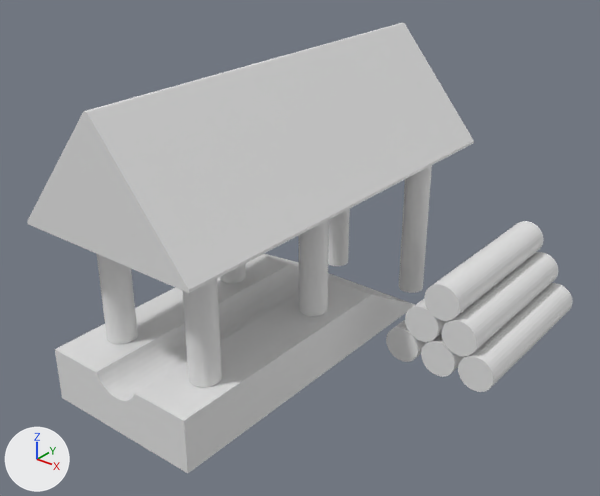
Two versions of the Blender file GameJam_Models/Lumber_Mill.blend, one commit apart.
Before and after are seen from a 50 mm camera at (7.8, -9.27, 7.57) aimed at (0.77, -0.49, 2.13). Arrows for +X, +Y and +Z are at lower left; the lights stay in place.
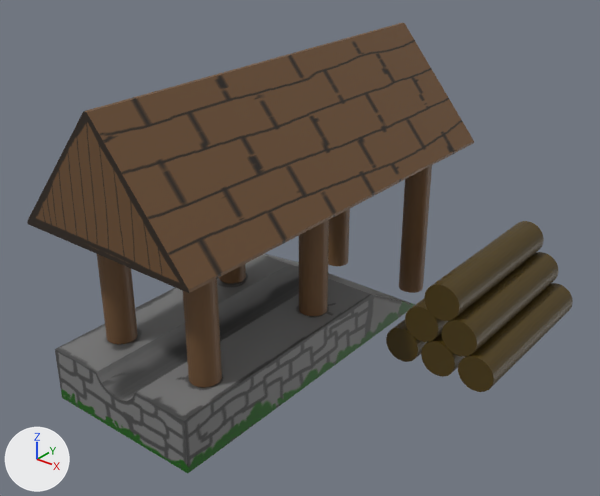
What differs and where, as boxes [x1, y1, x2, y2] in the pictures (600 x 496 px):
'Cube.002', recoloured (grey to brown): [27, 23, 474, 293] in both
'Cube', recoloured: [55, 254, 415, 473] in both
'Cylinder', recoloured (grey to brown): [97, 220, 329, 387] in both
'Cylinder.002', recoloured (grey to brown): [386, 283, 573, 392] in both
'Cylinder.003', recoloured (grey to brown): [405, 252, 558, 356] in both
'Cylinder.001', recoloured (white to brown): [425, 221, 544, 321] in both
'Cylinder.004', recoloured (grey to brown): [328, 166, 432, 293] in both

The edits, one by one:
Picture 'lumber-pillar' (img_lumber_pillar) is new.
Picture 'Lumber-roof' (img_lumber_roof) is new.
Picture 'lumber-wood' (img_lumber_wood) is new.
Picture 'lumber-base' (img_lumber_base) is new.
Material 'Material.002' (mat_material_002) is new.
Its texture is img_lumber_pillar.
Material 'Material' (mat_material) is new.
Its texture is img_lumber_roof.
Material 'Material.005' (mat_material_005) is new.
Its texture is img_lumber_wood.
Material 'Material.006' (mat_material_006) is new.
Its texture is img_lumber_wood.
Material 'Material.004' (mat_material_004) is new.
Its texture is img_lumber_wood.
Material 'Material.001' (mat_material_001) is new.
Its texture is img_lumber_pillar.
Material 'Material.003' (mat_material_003) is new.
Its texture is img_lumber_base.
me_cube_001 has 36 vertices, 20 faces and spans x -1.0..1.0, y -0.56..1.0, z -1.0..1.0.
me_cube_001 now uses material mat_material_003 (picture img_lumber_base).
me_cylinder has 256 vertices, 136 faces and spans x -8.6..1.0, y -11.6..1.0, z -1.0..1.0.
me_cylinder now uses material mat_material_001 (picture img_lumber_pillar).
me_cylinder_001 has 64 vertices, 34 faces and spans x -1.0..1.0, y -1.0..1.0, z -1.0..1.0.
me_cylinder_001 now uses material mat_material_004 (picture img_lumber_wood).
me_cylinder_002 has 192 vertices, 102 faces and spans x -1.0..5.4, y -1.0..1.0, z -1.0..1.0.
me_cylinder_002 now uses material mat_material_006 (picture img_lumber_wood).
me_cylinder_003 has 128 vertices, 68 faces and spans x -1.0..3.2, y -1.0..1.0, z -1.0..1.0.
me_cylinder_003 now uses material mat_material_005 (picture img_lumber_wood).
me_cube has 13 vertices, 8 faces and spans x -1.0..1.0, y -1.0..1.0, z -1.0..0.2.
me_cube now uses material mat_material (picture img_lumber_roof).
me_cylinder_004 has 128 vertices, 68 faces and spans x -8.6..1.0, y -1.0..1.0, z -1.0..1.0.
me_cylinder_004 now uses material mat_material_002 (picture img_lumber_pillar).
